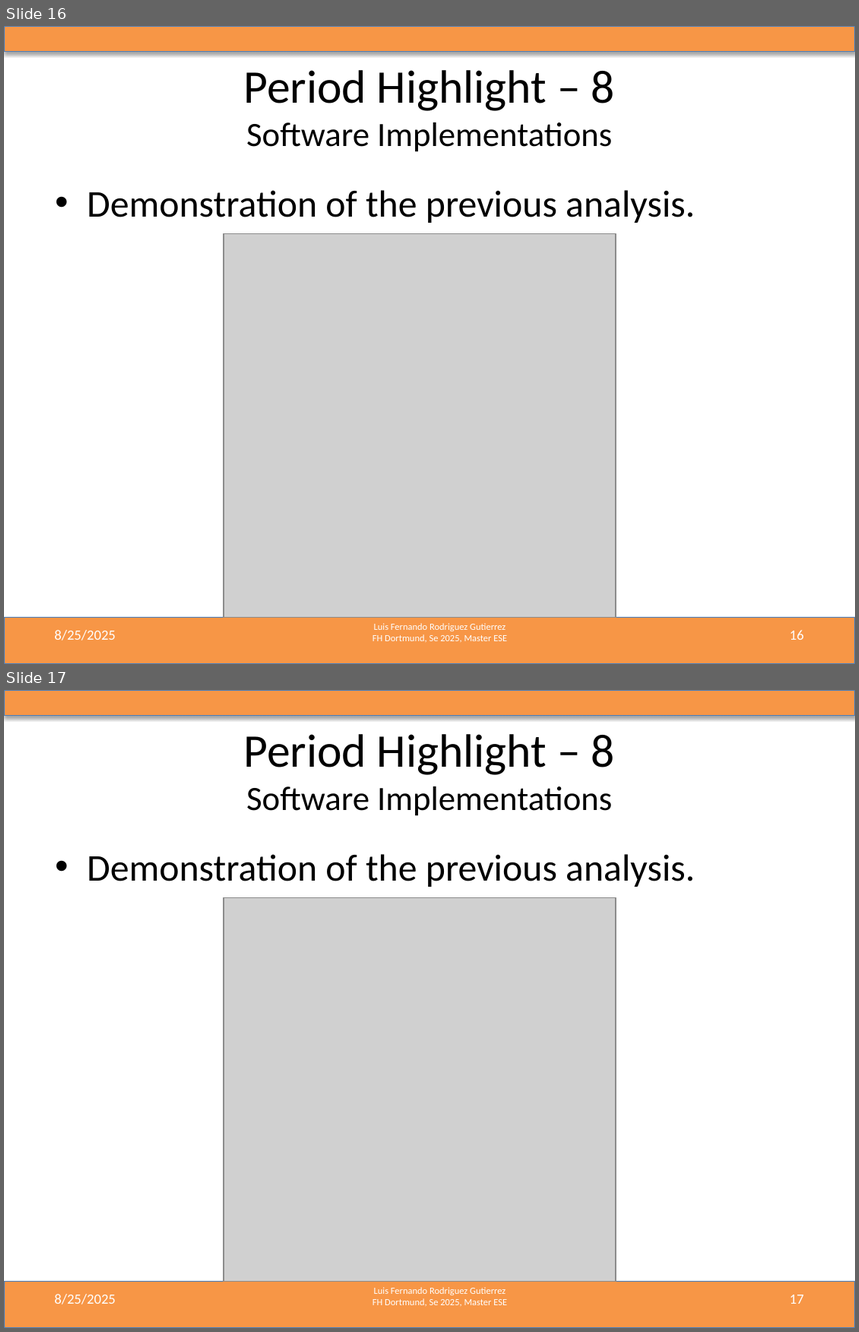
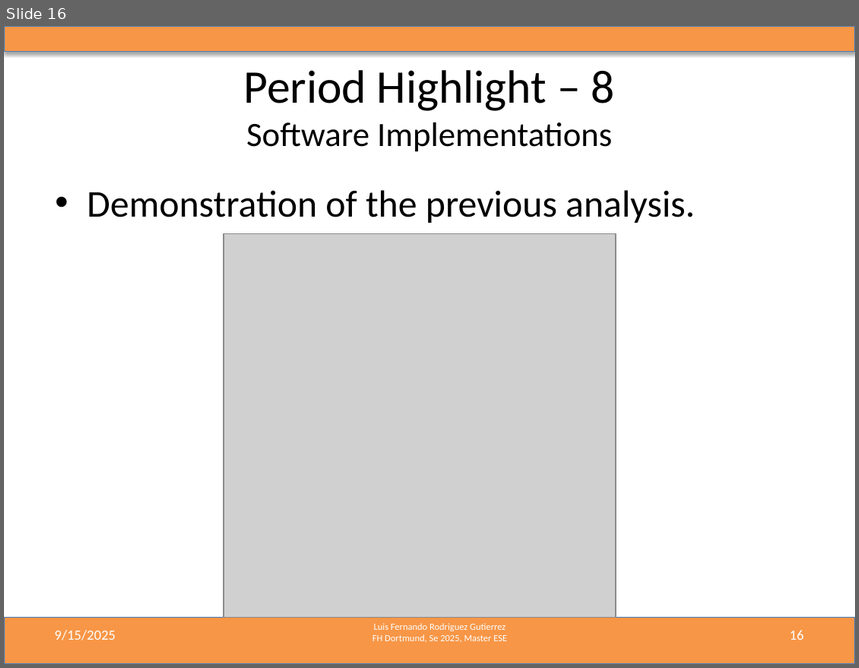
Before and after one commit to LF-RoGu/ResearchProject, a slide deck: 06_PresentationUpdates/Radar_ResearchProject.pptx. Shown one above the other, each under a label of ours: slides 16 and 17 before the commit, slide 16 after it. The pictures are 859x1332 and 859x668 pixels, drawn with LibreOffice and Linux fonts; fonts in the diff are those of the drawing; grey boxes stand for pictures. Boxes give left, top, right and bottom in pixels: in the first picture for what was removed or moved away, otherwise in the second. Text is boxed around its words. In the diff, an @@ line names an element or a change of style, - is before the commit and + after.

```diff
--- a/06_PresentationUpdates/Radar_ResearchProject.pptx
+++ b/06_PresentationUpdates/Radar_ResearchProject.pptx
@@ slide 17 removed at [4,690,855,1328], background #FFFFFF; not listed: 3 template elements that a slide beside it also shows @@
@@ title removed at [243,734,615,816] @@
-Period Highlight – 8
-Software Implementations
@@ text removed at [87,854,695,887] @@
-• Demonstration of the previous analysis.
@@ picture removed at [224,897,616,1281] @@
@@ text removed at [54,1294,116,1305] @@
-8/25/2025
@@ page number removed at [790,1295,804,1304] @@
-17
@@ slide 16 changed as well @@
@@ text at [54,630,116,641]: text changed @@
-8/25/2025
+9/15/2025
```
Also in this commit, not shown: 30 other slides changed, 8 other files.
